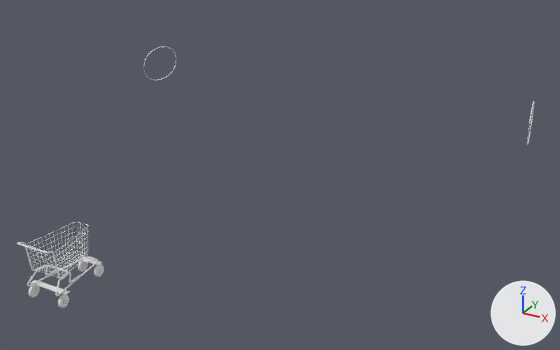
Renders of the Blender file customassets/shoppingcart.blend from each side of a commit.
The view is the same before and after, from a 50 mm camera at (64.8, -58.1, 48.5) aimed at (8.5, 44.3, -2.7). Lighting does not change. The marker at lower right points along +X, +Y and +Z.

The older version as bpy lines, for what is in view:
```python
ob_basket = bpy.data.objects.new('basket', cu_basket)
ob_basket.location = (0.0, 0.0, -0.1)
ob_basket.scale = (2.08, 1.0, 1.0)
ob_frame = bpy.data.objects.new('frame', me_cube_005)
ob_frame.location = (0.0, 1.1, 0.8)
ob_wheels = bpy.data.objects.new('wheels', me_cylinder_001)
ob_wheels.location = (0.0, 0.0, 0.0)
```
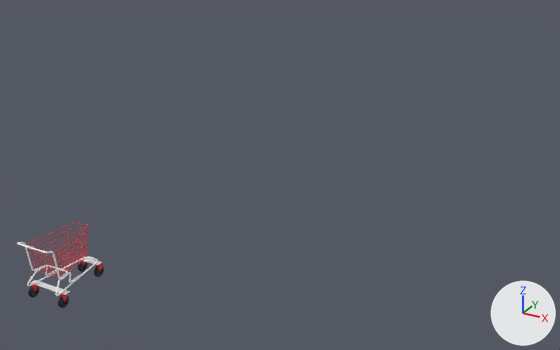
Commit message: fix cart

Pixel boxes [x1, y1, x2, y2] of what changed, in the pictures (560 x 350 px):
'frame', reshaped (84% narrower, 78% shorter)
    before: [17, 46, 535, 296]
    after: [17, 242, 98, 296]
'wheels', recoloured (white to black)
    both: [28, 261, 104, 308]
part 1 of me_cube_005, deleted
    before: [144, 46, 535, 145]
part 2 of me_cube_005, recoloured
    both: [17, 242, 98, 296]

Diff of the bpy script that builds the scene:
```diff
--- a/customassets/shoppingcart.blend.py
+++ b/customassets/shoppingcart.blend.py
@@ mat_material_004 @@
+mat_material_004 = principled_material('Material.004')
+mat_material_004.base_color = (0.8, 0.0108, 0.0114)  # red #e71b1c
@@ mat_material_005 @@
+mat_material_005 = principled_material('Material.005')
+mat_material_005.base_color = (1.0, 1.0, 1.0)  # white #ffffff
@@ mat_material_001 @@
+mat_material_001 = principled_material('Material.001')
+mat_material_001.base_color = (0.0, 0.0, 0.0)  # black #000000
@@ me_cylinder_001 @@
 me_cylinder_001.from_pydata(...)  # 960 vertices, 936 faces; spans x -2.7..2.7, y -0.64..8.91, z -4.91..-3.09
+me_cylinder_001.materials.append(mat_material_001)  # black #000000
@@ me_cube_005 @@
 # used by ob_frame; location = (0.0, 1.1, 0.8)
-me_cube_005.from_pydata(...)  # 1416 vertices, 1393 faces; spans x -41.8..41.8, y -2.6..82.8, z -3.8..4.5
+me_cube_005.from_pydata(...)  # 1320 vertices, 1297 faces; spans x 0.0..2.5, y -2.6..7.6, z -3.8..2.8
+# me_cube_005 part 1: the loose piece of 48 vertices spanning x 40.0..41.8, y 71.6..82.8, z -3.8..4.5 is deleted
+# me_cube_005 part 2: 1297 faces spanning x 0.0..2.5, y -2.6..7.6, z -3.8..2.8 switch from no material to mat_material_005 (white #ffffff)
@@ cu_basket @@
 _sp = cu_basket.splines.new('POLY'); _sp.points.add(1)
 _sp.use_smooth = False
+cu_basket.materials.append(mat_material_004)  # red #e71b1c
 cu_basket.use_path_clamp = True
```
